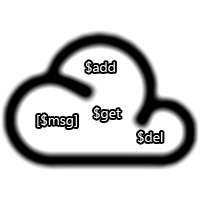
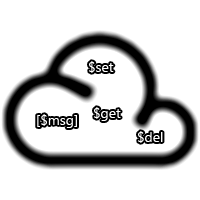
The second 200x200 image is a revision of the first. Changes to its layers:
renamed "$add" to "$set", painted on it over 86, 61, 115, 73
